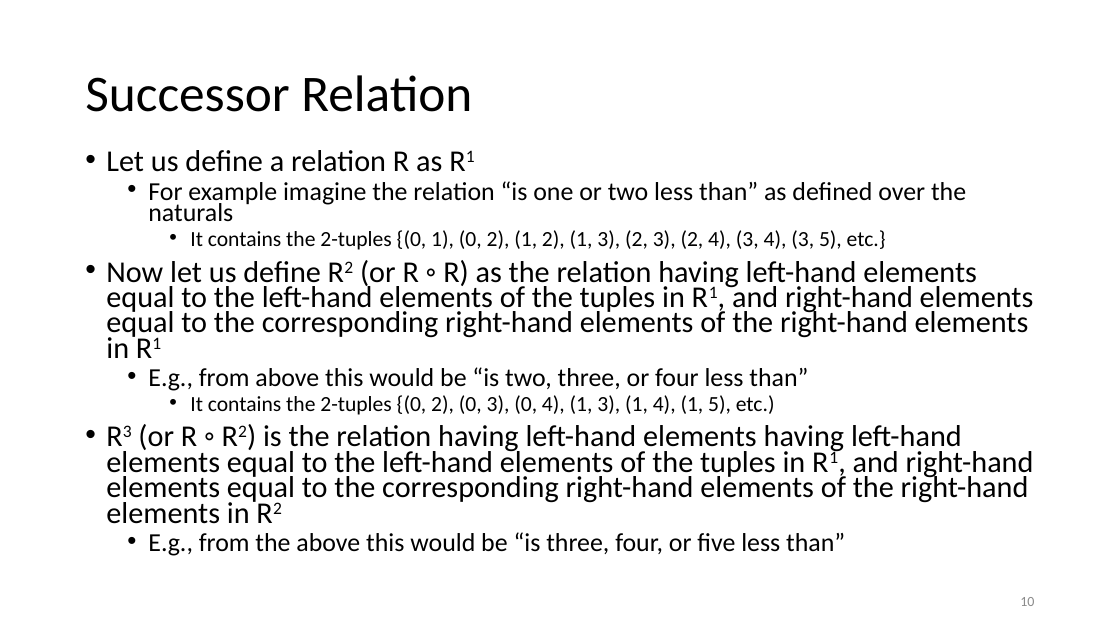
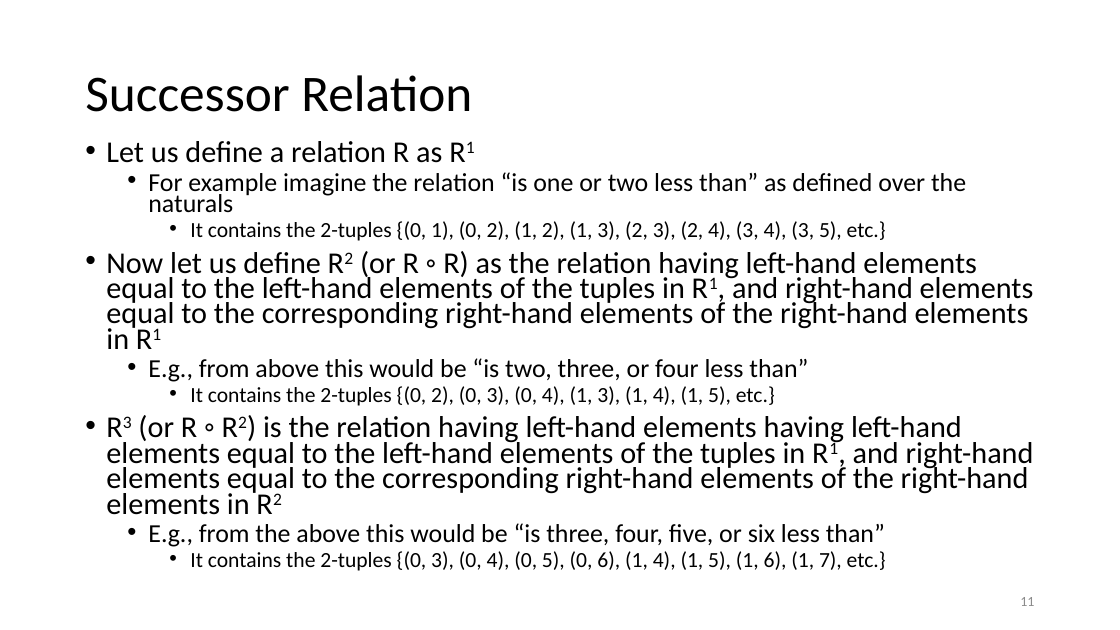
Before and after one commit to tcmch/cs-dm-lean, a slide deck: slide 11 of src/13_Relations/Relations.pptx (slide 10 before the commit). Drawn at 1120x630 pixels with LibreOffice and Linux fonts; fonts in the diff are those of the drawing. Boxes give left, top, right and bottom in pixels: in the first picture for what was removed or moved away, otherwise in the second. Text is boxed around its words. In the diff, an @@ line names an element or a change of style, - is before the commit and + after.

Commit message:
Fixed slides for Relations

```diff
--- a/src/13_Relations/Relations.pptx
+++ b/src/13_Relations/Relations.pptx
@@ text "Let us define a relation ...": place and size @@
-text "Let us define a relation ..." at [106,150,1034,556]
+text "Let us define a relation ..." at [106,141,1034,571]
@@ text at [190,386,775,406]: text changed @@
-    • It contains the 2-tuples {(0, 2), (0, 3), (0, 4), (1, 3), (1, 4), (1, 5), etc.)
+    • It contains the 2-tuples {(0, 2), (0, 3), (0, 4), (1, 3), (1, 4), (1, 5), etc.}
@@ text at [148,523,886,571]: text changed; size 22.2 to 18.5 pt @@
-  • E.g., from the above this would be “is three, four, or five less than”
+  • E.g., from the above this would be “is three, four, five, or six less than”
+    • It contains the 2-tuples {(0, 3), (0, 4), (0, 5), (0, 6), (1, 4), (1, 5), (1, 6), (1, 7), etc.}
@@ page number at [1020,597,1034,606]: text changed @@
-10
+11
```
Also in this commit, not shown: 3 other slides changed, 1 slide added.
